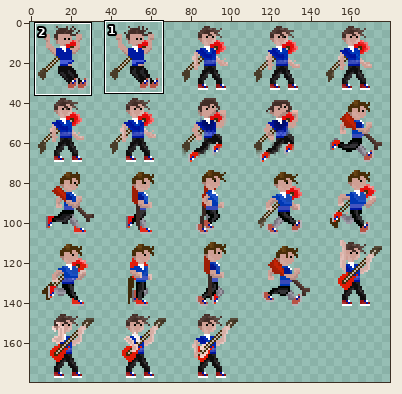
Edited in one commit: sprite sheet (app/Assets/Sprites/Characters/spritesheet_fenris.png). The first picture is a wide view before the edit; the outline marks the close-up.
Close-up. Before the commit:
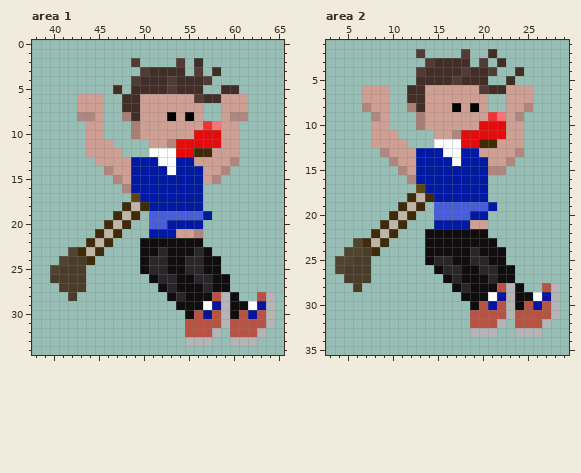
The file is 180x180 pixels. Pixels under 10% opacity are left out. Colours within 5 levels of each other are drawn and written as one. Shown: area 1: x 38..65, y 0..34; area 2: x 3..29, y 1..35. The commit also changed other parts of the picture, which this record leaves out.
Now the later version:
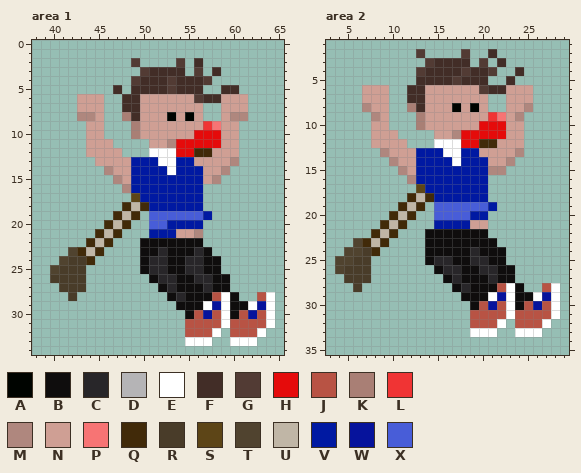
Palette (. is transparent): A #000400  B #0f0d0d  C #282629  D #b5b4b6  E #ffffff  F #422d27  G #523b34  H #e50b0b  J #b85344  K #a97f75  L #f03434  M #af877e  N #cf9f94  P #f77474  Q #412a09  R #493c29  S #5d4517  T #50432f  U #c0b6a6  V #0019a2  W #06139c  X #485dd8
Difference:
Area 1:
The edit turns colour D into colour E in rows 28 to 31 at x 59 and 64; in row 32 at x 58 and 63; in row 33 at x 55 to 57 and 60 to 62.
Area 2:
The edit turns colour D into colour E in rows 28 to 31 at x 23 and 28; in row 32 at x 22 and 27; in row 33 at x 19 to 21 and 24 to 26.
Pixel boxes of the changes (left, top, right, bottom) in both close-ups:
changed: (185, 292, 275, 346)
changed: (470, 283, 560, 337)
